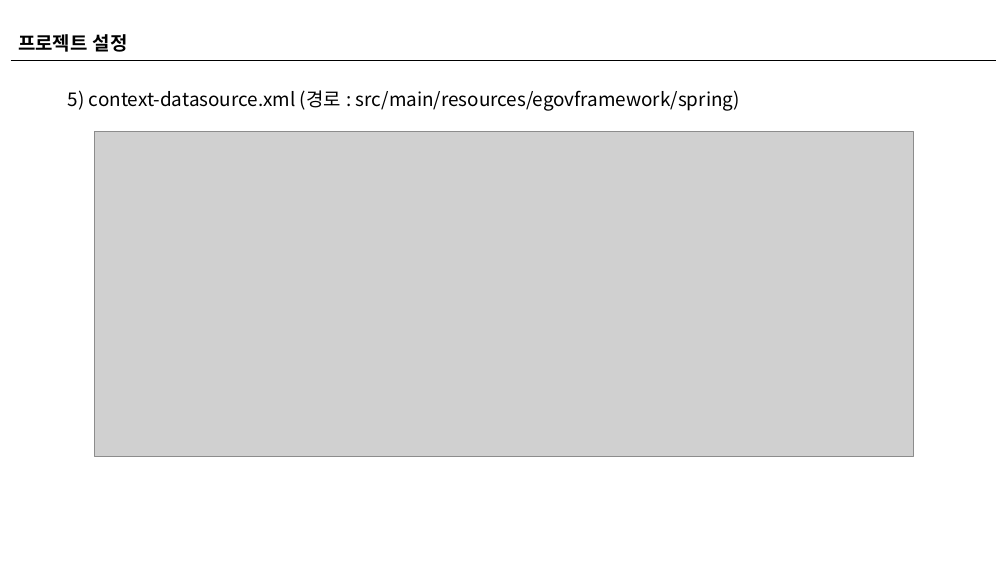
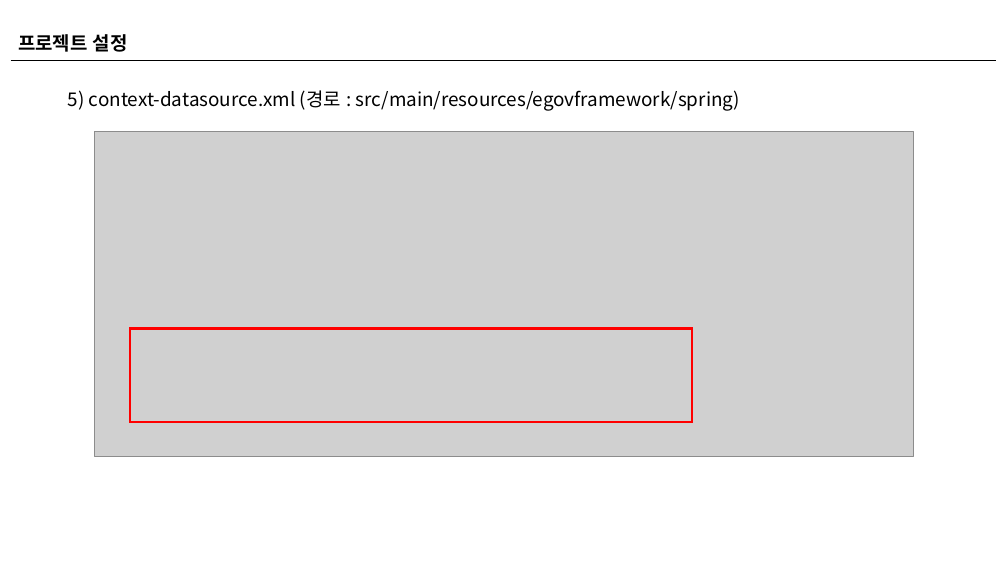
Before and after one commit to uzina88/DB-ppt, a slide deck: slide 17 of spring 설치 관련 자료/3. 전자정부프레임워크 설정.pptx. Drawn at 1008x567 pixels with LibreOffice and Linux fonts; fonts in the diff are those of the drawing; grey boxes stand for pictures. Boxes give left, top, right and bottom in pixels: in the first picture for what was removed or moved away, otherwise in the second. Text is boxed around its words. In the diff, an @@ line names an element or a change of style, - is before the commit and + after.

```diff
--- a/spring 설치 관련 자료/3. 전자정부프레임워크 설정.pptx
+++ b/spring 설치 관련 자료/3. 전자정부프레임워크 설정.pptx
@@ rectangle added at (x1=130, y1=329, x2=692, y2=423), outline #FF0000 2.25 pt @@
```
Also in this commit, not shown: 4 other slides changed.
